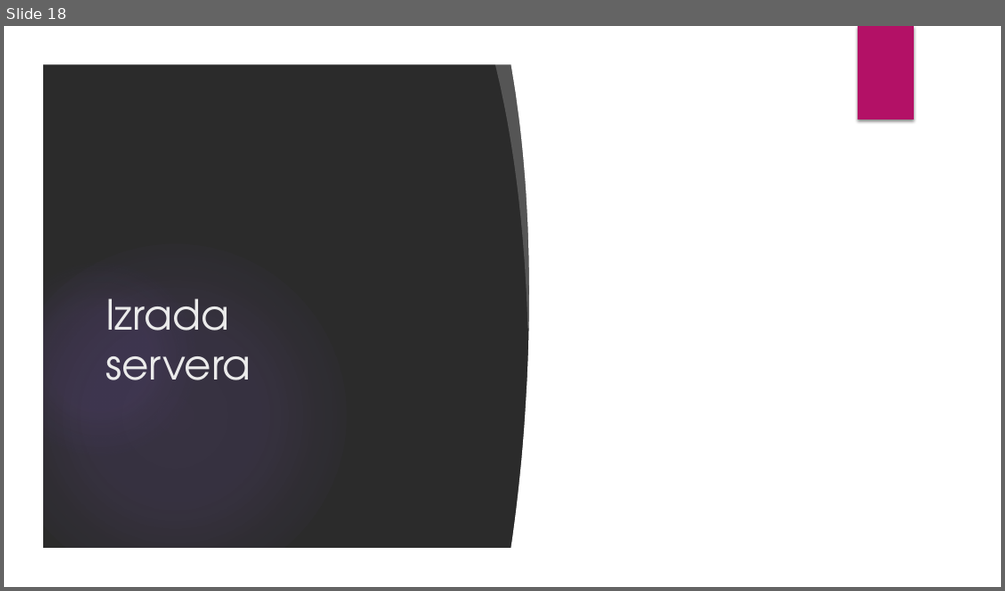
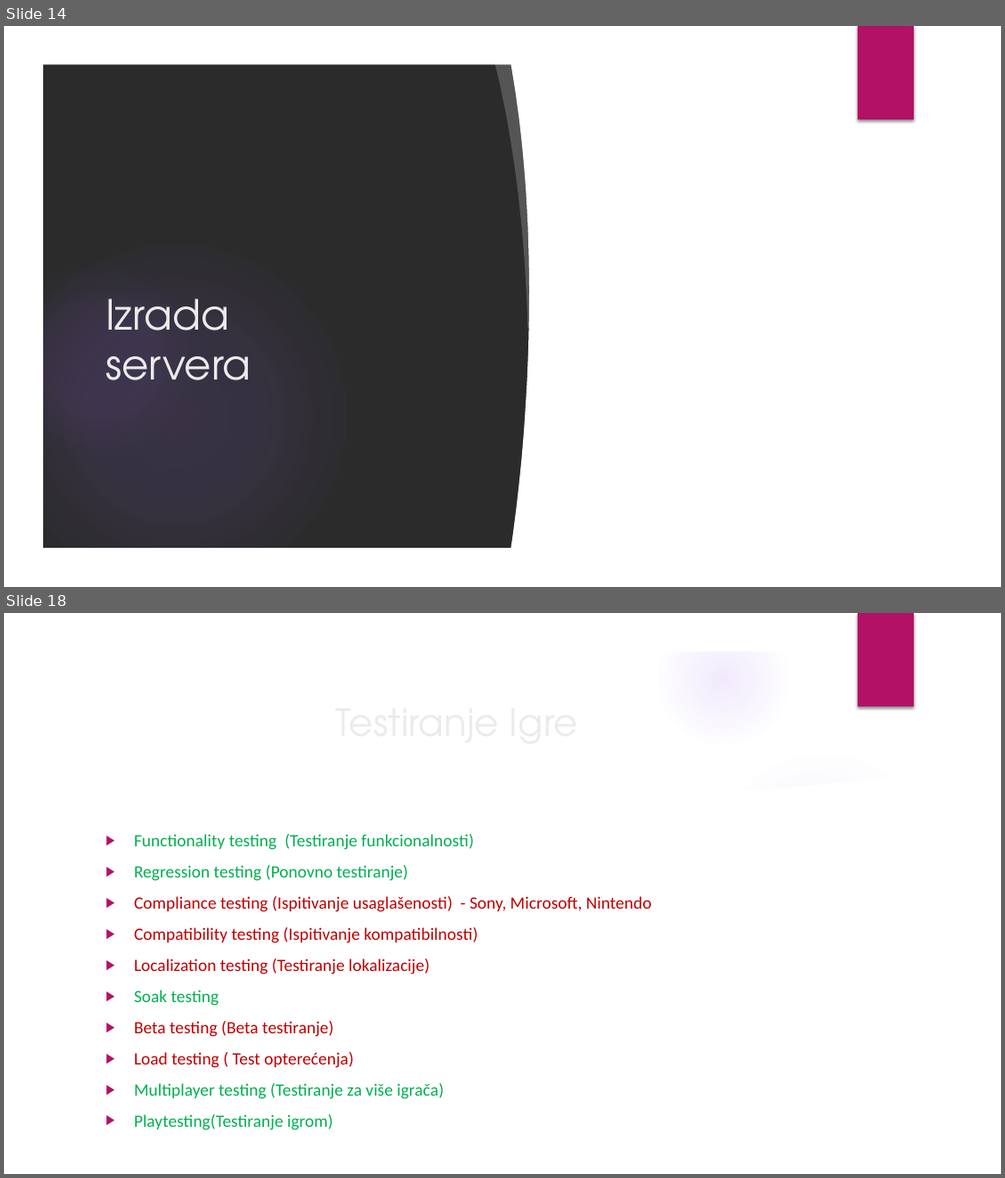
Before and after one commit to DavidManic/MineSweepersServer, a slide deck: Prezentacija.pptx. Shown one above the other, each under a label of ours: slide 18 before the commit, slides 14 and 18 after it; the slides between them are not shown. The pictures are 1005x591 and 1005x1178 pixels, drawn with LibreOffice and Linux fonts; fonts in the diff are those of the drawing; background and template pictures are left out; a plain dark background stands for a picture behind light text. Boxes give left, top, right and bottom in pixels: in the first picture for what was removed or moved away, otherwise in the second. Text is boxed around its words. In the diff, an @@ line names an element or a change of style, - is before the commit and + after.

```diff
--- a/Prezentacija.pptx
+++ b/Prezentacija.pptx
@@ slide 18 added at (4,613,1001,1174), background picture (left out); not listed: 6 template elements that a slide beside it also shows @@
@@ freeform shape added at (697,738,970,819), fill #FFFFFF at 20% opacity @@
@@ freeform shape added at (41,765,963,1136), fill #FFFFFF @@
@@ ellipse added at (708,750,938,981), fill gradient #9B6BF2 @@
@@ text added at (134,834,652,1099), 16.6 pt, text #C00000 @@
+▶ Functionality testing (Testiranje funkcionalnosti)
+▶ Regression testing (Ponovno testiranje)
+▶ Compliance testing (Ispitivanje usaglašenosti) - Sony, Microsoft, Nintendo
+▶ Compatibility testing (Ispitivanje kompatibilnosti)
+▶ Localization testing (Testiranje lokalizacije)
+▶ Soak testing
+▶ Beta testing (Beta testiranje)
+▶ Load testing ( Test opterećenja)
+▶ Multiplayer testing (Testiranje za više igrača)
+▶ Playtesting(Testiranje igrom)
@@ title added at (134,1114,283,1130), 36 pt, text #EBEBEB @@
+Testiranje Igre
@@ what was slide 18 is now slide 14 @@
```
Also in this commit, not shown: 1 slide changed, 9 other slides added, 16 slides removed, 15 other files.
